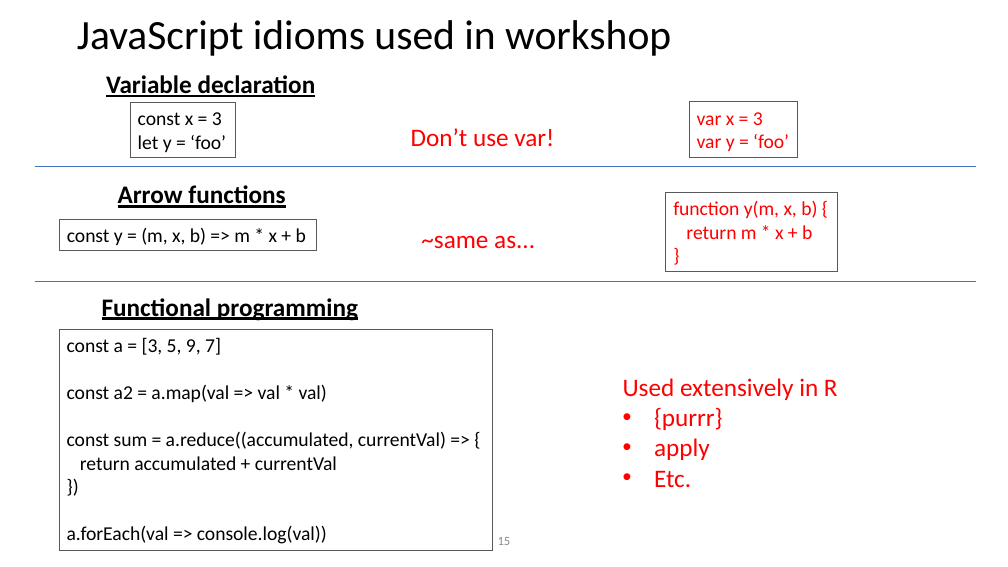
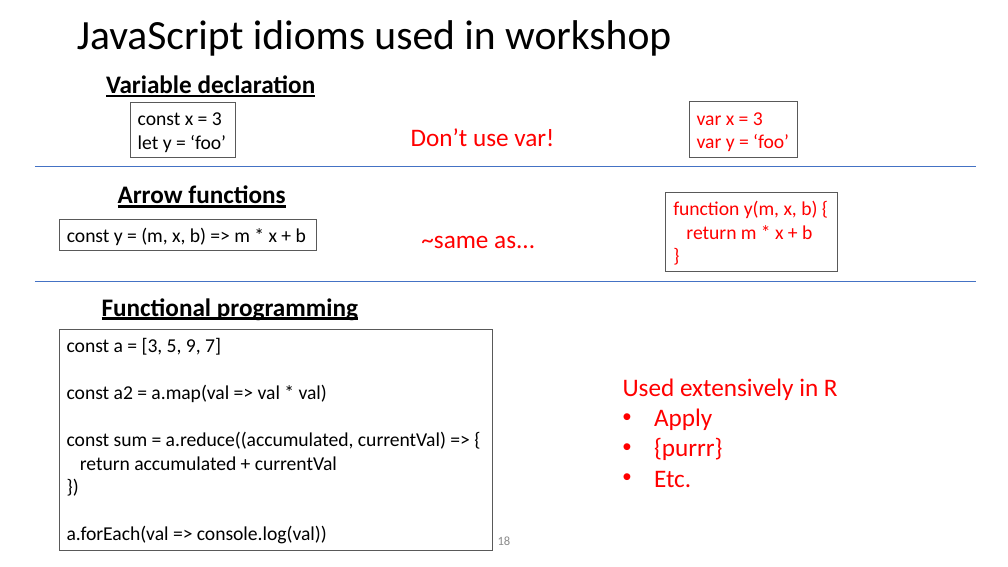
Before and after one commit to rdavidhall3/r-pharma-js-toolchain-2022, a slide deck: slide 18 of workshop/RPharma_2022_Hall_v2.pptx (slide 15 before the commit). Drawn at 1008x567 pixels with LibreOffice and Linux fonts; fonts in the diff are those of the drawing. Boxes give left, top, right and bottom in pixels: in the first picture for what was removed or moved away, otherwise in the second. Text is boxed around its words. In the diff, an @@ line names an element or a change of style, - is before the commit and + after.

```diff
--- a/workshop/RPharma_2022_Hall_v2.pptx
+++ b/workshop/RPharma_2022_Hall_v2.pptx
@@ text at <box>654,408,712,430</box>: paragraph added @@
+• Apply
@@ text at <box>654,438,710,460</box>: paragraph removed @@
-• apply
```
Also in this commit, not shown: 8 other slides changed, 2 slides added, 1 slide removed.
